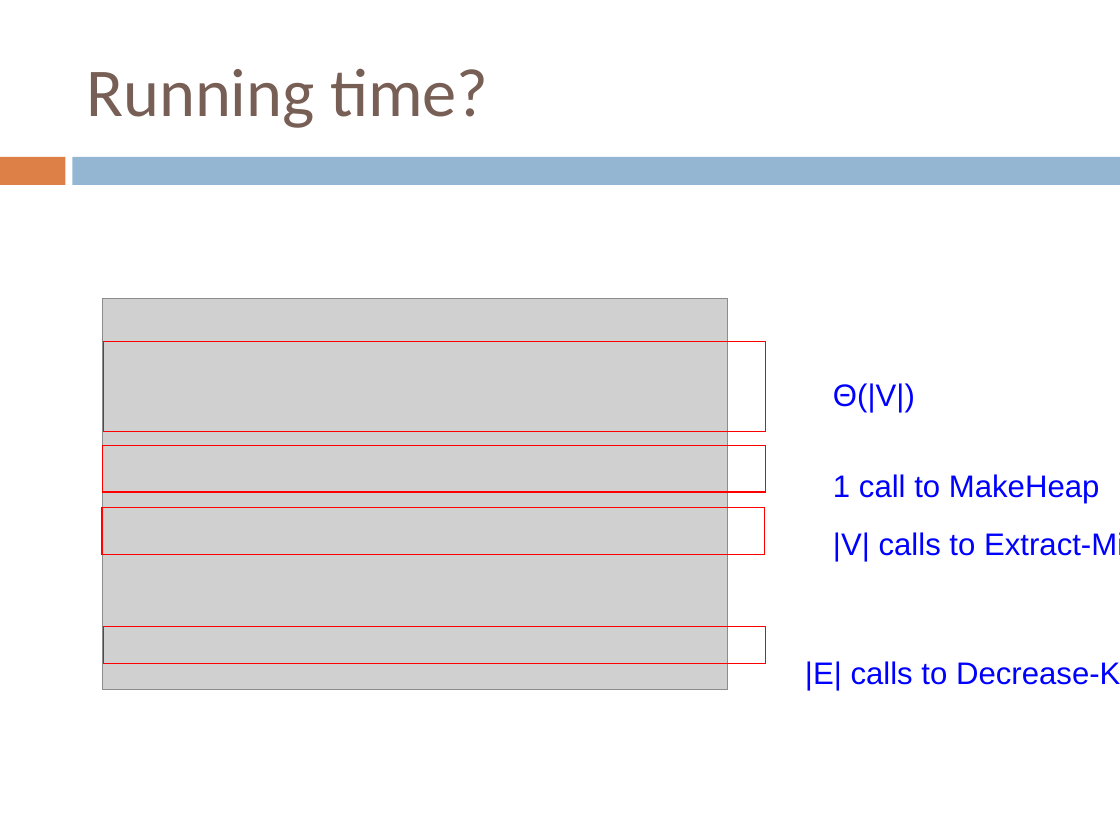
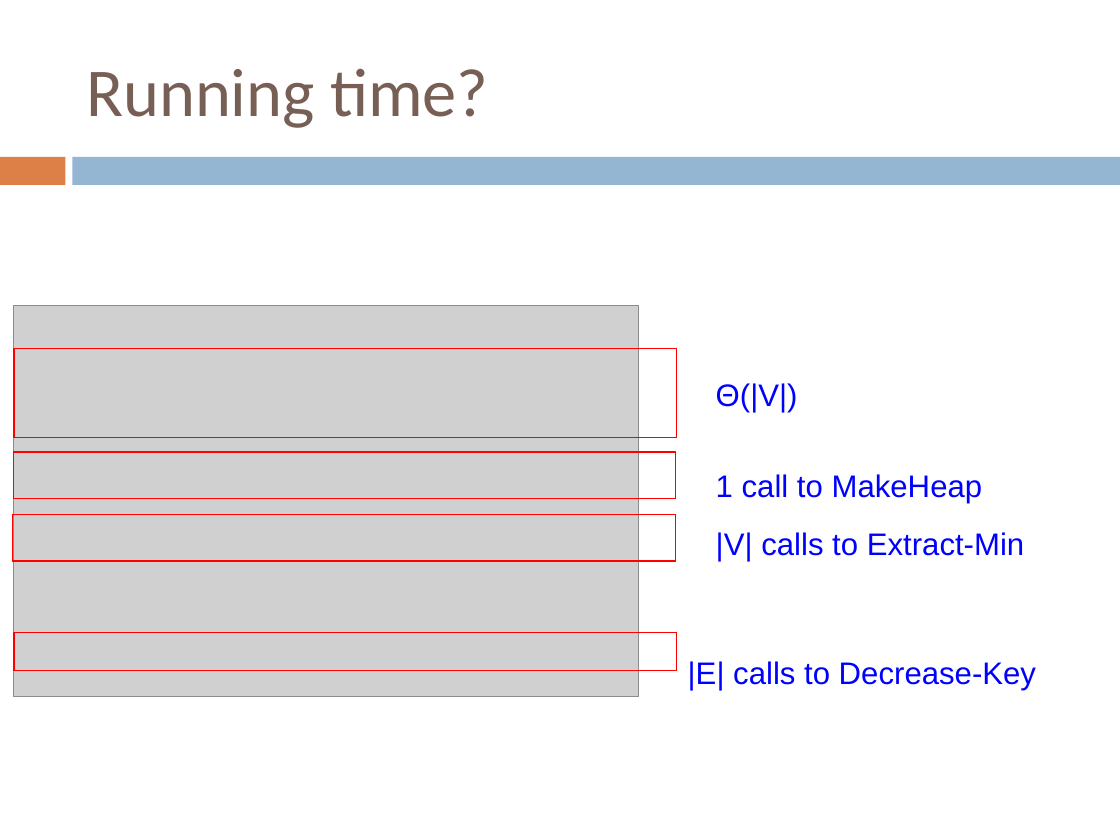
Before and after one commit to Collins-kariuk/Algorithms, a slide deck: slide 49 of Lectures/Lecture 19_Shortest Paths.pptx. Drawn at 1120x840 pixels with LibreOffice and Linux fonts; fonts in the diff are those of the drawing; grey boxes stand for pictures. Boxes give left, top, right and bottom in pixels: in the first picture for what was removed or moved away, otherwise in the second. Text is boxed around its words. In the diff, an @@ line names an element or a change of style, - is before the commit and + after.

```diff
--- a/Lectures/Lecture 19_Shortest Paths.pptx
+++ b/Lectures/Lecture 19_Shortest Paths.pptx
@@ 4 rectangles, 1 picture moved together from (x1=102, y1=299, x2=766, y2=690) to (x1=12, y1=306, x2=678, y2=697) @@
@@ 4 texts moved together from (x1=805, y1=383, x2=1120, y2=690) to (x1=688, y1=383, x2=1036, y2=690) @@
```
Also in this commit, not shown: 8 other slides changed.
